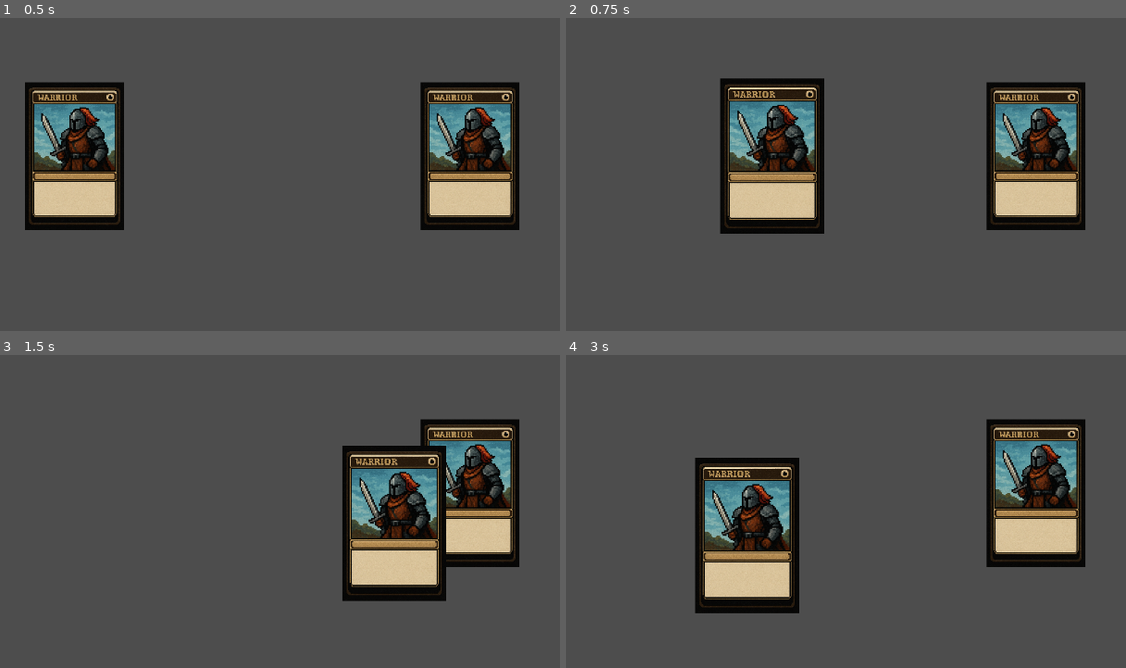
Above: before the commit, frames 1-4 (two rows, left to right).
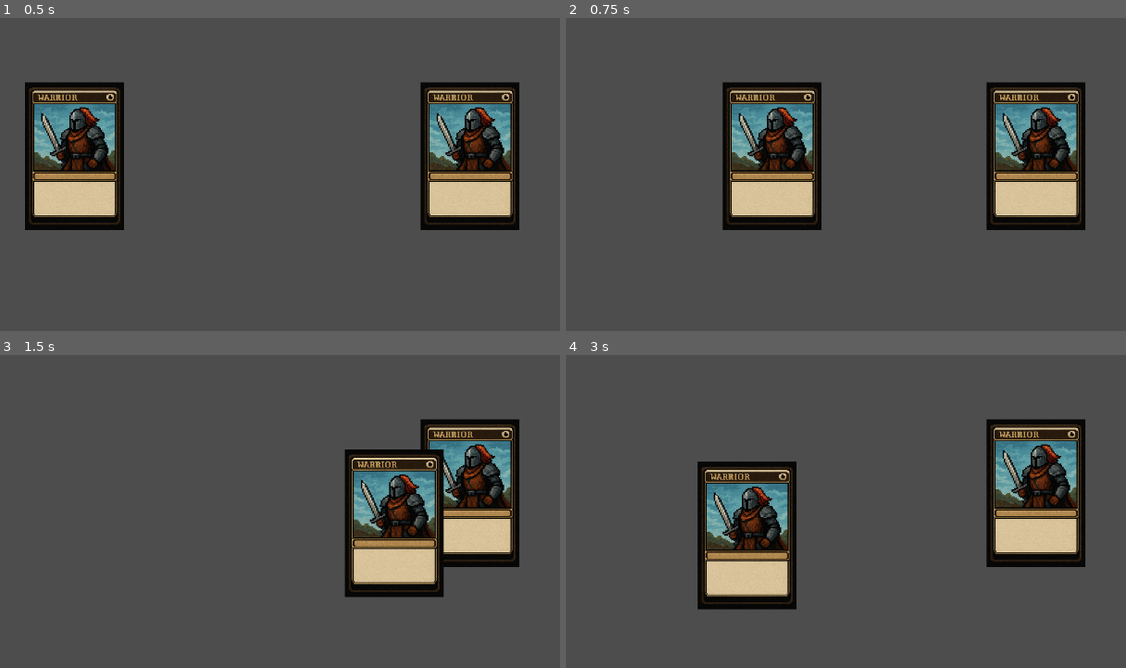
Above: after the commit, the same moments.

Repository: matteobarbieri/godot-card-game-tutorial
Game: Godot game, scene res://scenes/main.tscn
Two runs of this game, one before a commit and one after it. Both use one fixed random seed, a clock stepped at 60 frames per second and the inputs below.
Inputs (mouse positions are in pixels of both pictures, inside the frame that each line leads up to):
- Up to frame 1 (0.5 s): no input
- Up to frame 2 (0.75 s): tap Enter at 0.5 s; drag from (638, 155) to (1036, 155) at 0.52 s
- Up to frame 3 (1.5 s): drag from (470, 492) to (240, 583) at 1.27 s
- Up to frame 4 (3 s): move the mouse to (918, 408) at 2.02 s; click (918, 408) at 2.17 s; tap Space at 2.75 s; drag from (806, 583) to (622, 439) at 2.77 s

Frame 1 is identical in both runs. In frame 2, 3.8% of the frame differs, in the area x 27-47%, y 19-69%; in frame 3, 3.8%; in frame 4, 3.9%, in the area x 22-42%, y 32-83%.
Error after the commit: Invalid assignment of property or key 'scale' with value of type 'Vector2' on a base object of type 'Nil'. (res://scripts/card_manager.gd:87)

Commit message:
Add scale on drag effect

Diff:
--- a/scripts/card_manager.gd
+++ b/scripts/card_manager.gd
@@ -5,18 +5,6 @@
 var screen_size
 var card_being_dragged
 var is_hovering_on_card
-
-func _input(event: InputEvent) -> void:
-	if event is InputEventMouseButton and event.button_index == MOUSE_BUTTON_LEFT:
-		if event.is_pressed():
-
-			var card = raycast_check_for_card()
-
-			if card:
-				card_being_dragged = card
-
-		elif event.is_released():
-			card_being_dragged = null
 
 func connect_card_signals(card):
 	card.connect("hovered", on_hovered_over_card)
@@ -30,15 +18,15 @@
 
 
 func on_hovered_off_card(card):
-	#print("Hovered off")
 
-	highlight_card(card, false)
+	if !card_being_dragged:
+		highlight_card(card, false)
 
-	var new_card_hovered = raycast_check_for_card()
-	if new_card_hovered:
-		highlight_card(new_card_hovered, true)
-	else:
-		is_hovering_on_card = false
+		var new_card_hovered = raycast_check_for_card()
+		if new_card_hovered:
+			highlight_card(new_card_hovered, true)
+		else:
+			is_hovering_on_card = false
 
 
 func highlight_card(card, hovered):
@@ -81,6 +69,25 @@
 	return card_to_return
 
 
+func _input(event: InputEvent) -> void:
+	if event is InputEventMouseButton and event.button_index == MOUSE_BUTTON_LEFT:
+		if event.is_pressed():
+			var card = raycast_check_for_card()
+			if card:
+				start_drag(card)
+
+		elif event.is_released():
+			finish_drag()
+
+func start_drag(card):
+	card.scale = Vector2(1.0, 1.0)
+	card_being_dragged = card
+
+func finish_drag():
+	card_being_dragged.scale = Vector2(1.05, 1.05)
+	card_being_dragged = null
+
+
 # Called when the node enters the scene tree for the first time.
 func _ready() -> void:
 	screen_size = get_viewport_rect().size
